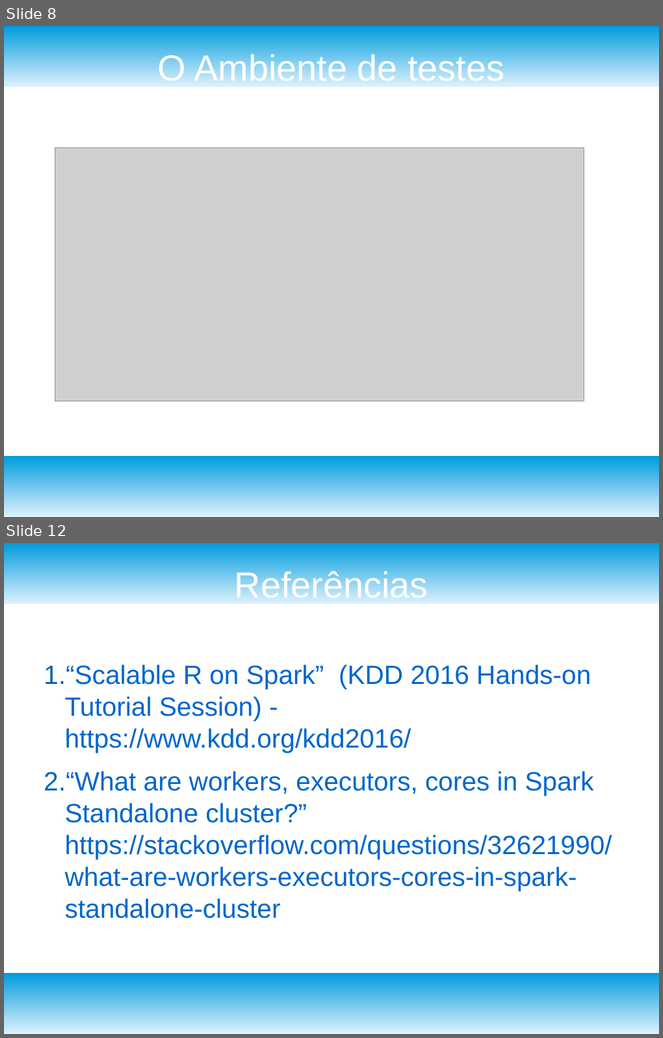
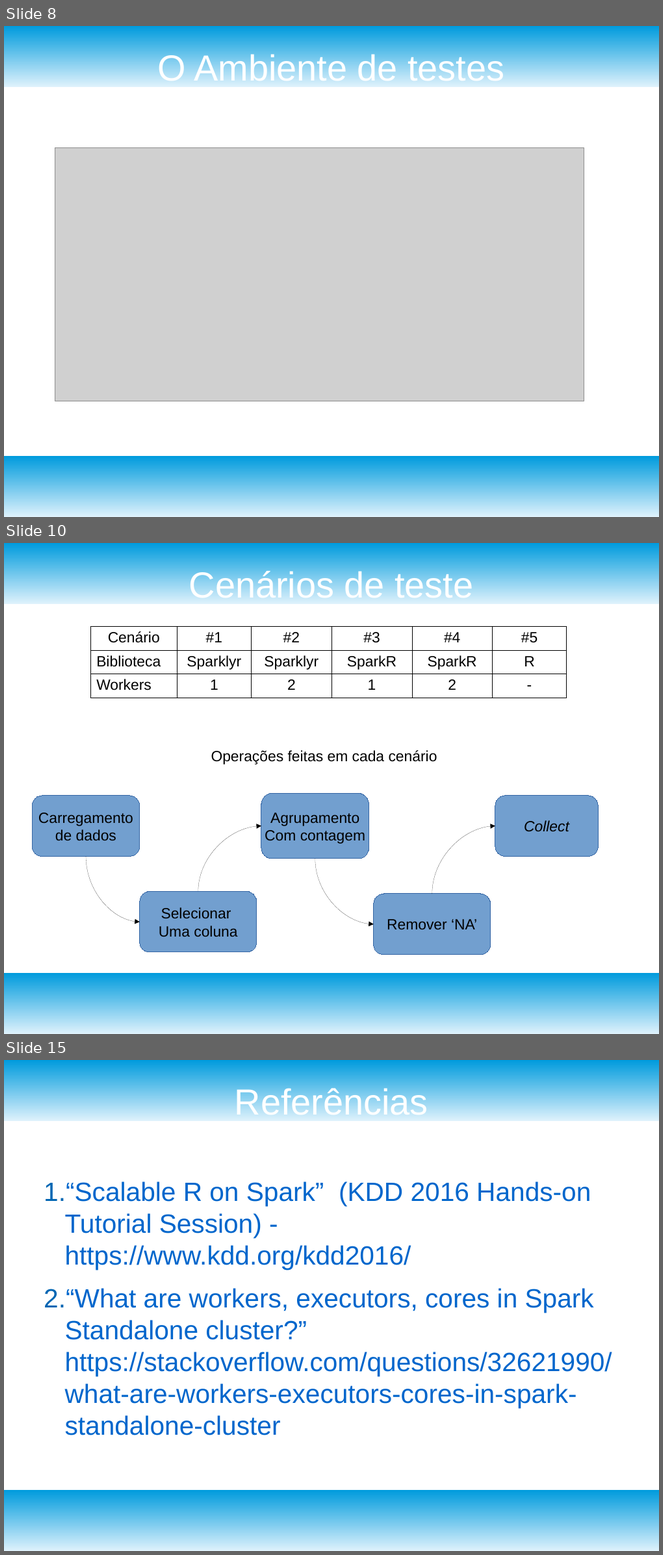
Before and after one commit to gustavoP/paralelo, a slide deck: T2-Jeff/Apresentação.odp. Shown one above the other, each under a label of ours: slides 8 and 12 before the commit, slides 8, 10 and 15 after it; the slides between them are not shown. The pictures are 663x1038 and 663x1555 pixels, drawn with LibreOffice and Linux fonts; fonts in the diff are those of the drawing; grey boxes stand for pictures. Boxes give left, top, right and bottom in pixels: in the first picture for what was removed or moved away, otherwise in the second. Text is boxed around its words. In the diff, an @@ line names an element or a change of style, - is before the commit and + after.

```diff
--- a/T2-Jeff/Apresentação.odp
+++ b/T2-Jeff/Apresentação.odp
@@ slide 10 added at box(4, 543, 659, 1034), background #FFFFFF; not listed: 2 template elements that a slide beside it also shows @@
@@ title added at box(189, 569, 473, 598), 44 pt, text #FFFFFF @@
+Cenários de teste
@@ table added at box(91, 626, 566, 694), 3 rows, 6 columns @@
+Cenário | #1 | #2 | #3 | #4 | #5
+Biblioteca | Sparklyr | Sparklyr | SparkR | SparkR | R
+Workers | 1 | 2 | 1 | 2 | -
@@ text added at box(211, 750, 438, 765), 18 pt, text #000000 @@
+Operações feitas em cada cenário
@@ rounded rectangle added at box(32, 796, 140, 856), fill #729FCF, outline #3465A4 0 pt, 18 pt, text #000000 @@
+Carregamento
+de dados
@@ rounded rectangle added at box(261, 793, 369, 859), fill #729FCF, outline #3465A4 0 pt, 18 pt, text #000000 @@
+Agrupamento
+Com contagem
@@ rounded rectangle added at box(495, 796, 599, 856), fill #729FCF, outline #3465A4 0 pt, 18 pt, text #000000, italic @@
+Collect
@@ curved arrow added from (198, 892) to (261, 826), #000000 0 pt @@
@@ curved arrow added from (432, 895) to (495, 826), #000000 0 pt @@
@@ curved arrow added from (86, 857) to (140, 923), #000000 0 pt @@
@@ curved arrow added from (315, 859) to (374, 925), #000000 0 pt @@
@@ rounded rectangle added at box(140, 892, 257, 953), fill #729FCF, outline #3465A4 0 pt, 18 pt, text #000000 @@
+Selecionar
+Uma coluna
@@ rounded rectangle added at box(374, 895, 491, 955), fill #729FCF, outline #3465A4 0 pt, 18 pt, text #000000 @@
+Remover ‘NA’
@@ what was slide 12 is now slide 15 @@
```
Also in this commit, not shown: 5 other slides added, 3 slides removed, 13 other files.
